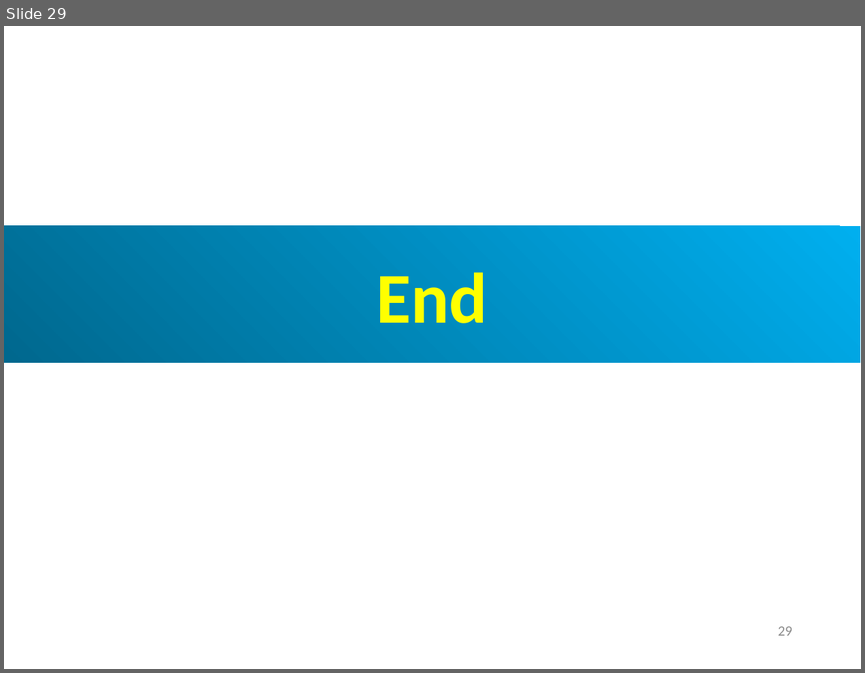
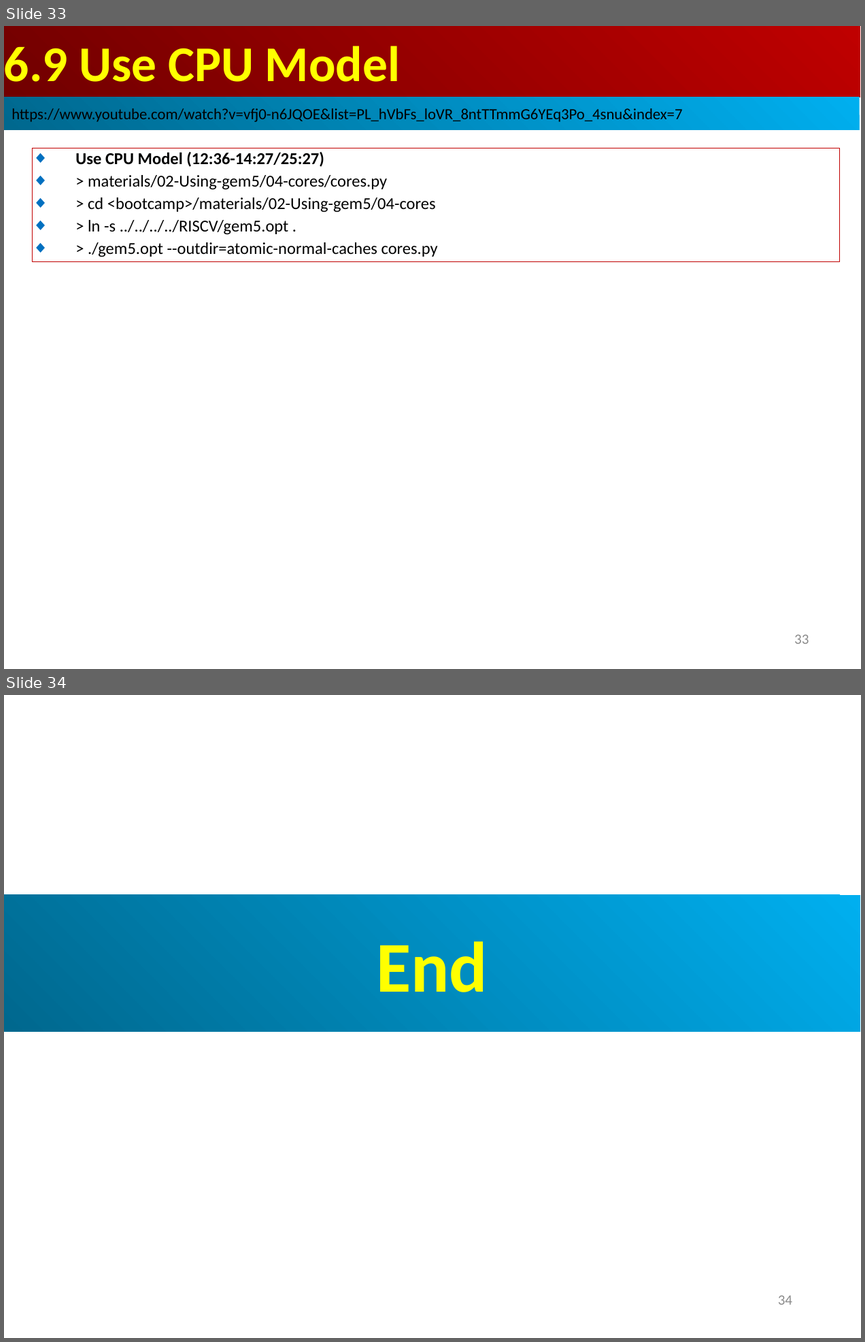
Before and after one commit to peterhchen/AIU_CS850_Gem5_McPAT, a slide deck: 050_Gem5/007.CPUModel/000_Video/007.CPUModel.ppt. Shown one above the other, each under a label of ours: slide 29 before the commit, slides 33 and 34 after it. The pictures are 865x673 and 865x1342 pixels, drawn with LibreOffice and Linux fonts; fonts in the diff are those of the drawing. Boxes give left, top, right and bottom in pixels: in the first picture for what was removed or moved away, otherwise in the second. Text is boxed around its words. In the diff, an @@ line names an element or a change of style, - is before the commit and + after.

```diff
--- a/050_Gem5/007.CPUModel/000_Video/007.CPUModel.ppt
+++ b/050_Gem5/007.CPUModel/000_Video/007.CPUModel.ppt
@@ slide 33 added at [4, 26, 861, 669], background #FFFFFF @@
@@ rectangle added at [4, 26, 860, 97], fill gradient #BF0000 to #710000, 42 pt, text #FFFF00, bold @@
+6.9 Use CPU Model
@@ rectangle added at [4, 97, 859, 131], fill gradient #00AFEF to #00688E, 13 pt, text #000000 @@
+https://www.youtube.com/watch?v=vfj0-n6JQOE&list=PL_hVbFs_loVR_8ntTTmmG6YEq3Po_4snu&index=7
@@ rectangle added at [33, 148, 839, 261], outline #C00000 0.74 pt, 14 pt, text #000000 @@
+◆ Use CPU Model (12:36-14:27/25:27)
+◆ > materials/02-Using-gem5/04-cores/cores.py
+◆ > cd <bootcamp>/materials/02-Using-gem5/04-cores
+◆ > ln -s ../../../../RISCV/gem5.opt .
+◆ > ./gem5.opt --outdir=atomic-normal-caches cores.py
@@ page number added at [794, 634, 808, 643], 12 pt, text #8B8B8B @@
+33
@@ what was slide 29 is now slide 34 @@
@@ page number at [778, 1295, 792, 1304]: text changed @@
-29
+34
```
Also in this commit, not shown: 2 slides changed, 4 other slides added.
